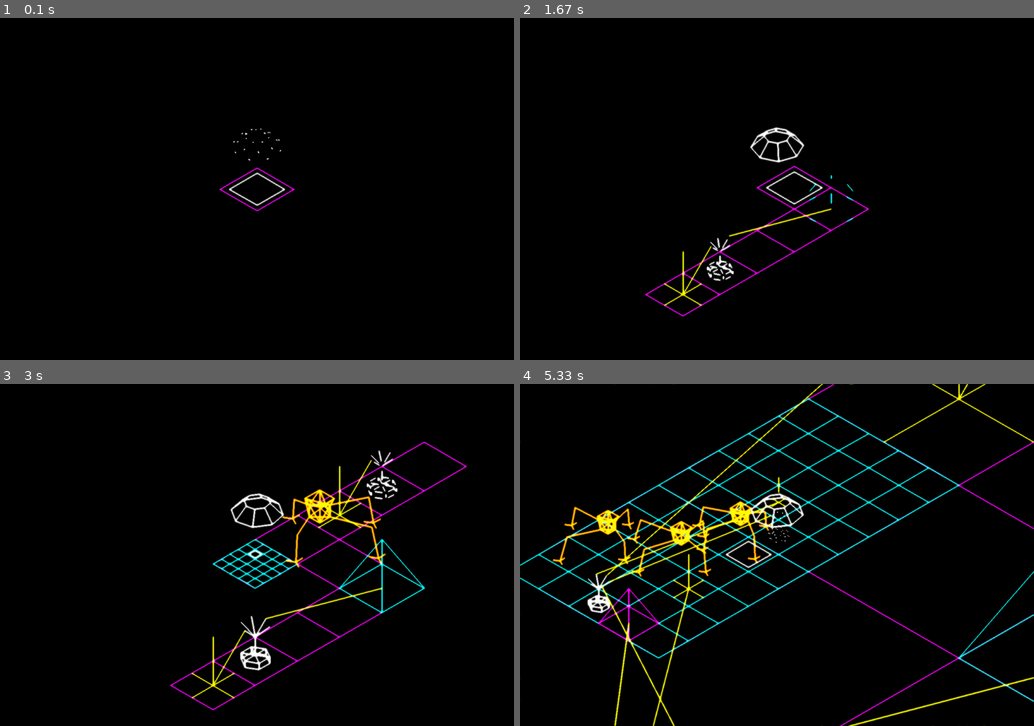
Above: before the commit, frames 1-4 (two rows, left to right).
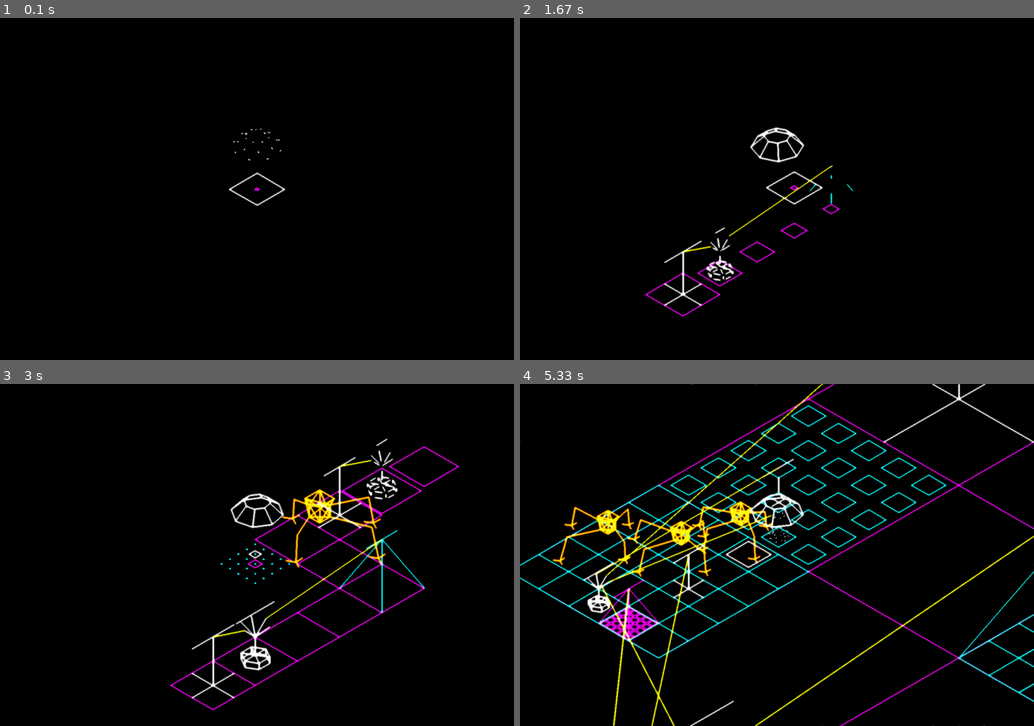
Above: after the commit, the same moments.

Repository: MathewKJ2048/pygame-jam-spring-2025
Game: pygame game, started from src/main.py
The game is run twice, just before and just after one commit, with the same random seed, the same clock (stepped at 60 frames per second) and the same inputs.
Inputs:
- Up to frame 1 (0.1 s): no input
- Up to frame 2 (1.67 s): tap E at 0.33 s; tap V at 0.67 s; hold Right 1-1.47 s; tap T at 1.15 s; hold Up from 1.5 s (still down); hold W from 1.5 s (still down); tap B at 1.65 s
- Up to frame 3 (3 s): release Up at 1.8 s; release W at 1.8 s; hold Right 1.83-2.3 s; tap E at 1.98 s; hold Left 2.33-2.87 s; tap T at 2.48 s; hold Down from 2.9 s (still down); hold S from 2.9 s (still down)
- Up to frame 4 (5.33 s): tap B at 3.05, 4.22 s; release Down at 3.2 s; release S at 3.2 s; hold Left 3.23-3.63 s; tap E at 3.38, 4.88 s; hold Up 3.67-4.03 s; hold W 3.67-4.03 s; tap T at 3.82, 5.28 s; hold Right 4.07-4.7 s; hold Down 4.73-5.1 s; hold S 4.73-5.1 s; hold Left from 5.13 s (still down)

The runs differ from the first frame. In frame 1, 0.2% of the frame differs, in the area x 42-58%, y 43-57%; in frame 2, 1.8%; in frame 3, 2.9%; in frame 4, 8.3%, in the area x 0-100%, y 0-100%.

Commit message:
remove workflow

Diff:
--- a/src/battery.py
+++ b/src/battery.py
@@ -2,6 +2,7 @@
 from object import *
 
 class Battery(PoweredObject):
+	CAPACITY = 10
 	def get_color(self):
 		return GREEN
 	def get_lines(self):
--- a/src/engine.py
+++ b/src/engine.py
@@ -2,8 +2,8 @@
 from object import *
 
 class Engine(SingleSourcePoweredObject):
-	energy_rate = 1
-	def get_energy(dt):
-		return Engine.energy_rate*dt
+	def __init__(self):
+		super().__init__()
+		self.production_rate=1
 	def get_color(self):
-		return YELLOW
+		return WHITE
--- a/src/game.py
+++ b/src/game.py
@@ -49,10 +49,18 @@
 		self.builder.set_parent(self.get_current_space(self.builder))
 		self.init_space_at_builder()
 
+		for o in self.spaces:
+			o.evolve(dt)
+
 		for o in self.objects:
 			o.evolve(dt)
 			if type(o)==Bug:
 				o.set_parent(self.get_current_space(o))
+			if type(o) == Warper:
+				self.operate_warper(o)
+
+		for o in self.networks:
+			o.evolve(dt)
 
 		self.evolve_camera(dt)
 		self.generate_log()
@@ -114,17 +122,21 @@
 		for c in connected_objects:
 			self.make_connection(c)
 
+
+	def remove_any_type_object(self,o):
+		if isinstance(o,PoweredObject):
+			self.remove_powered_object(o)
+		else:
+			self.remove_object(o)
+
+
 	def remove_selected_object(self):
 		space = self.get_current_space(self.builder)
 		if not space:
 			return False
 		if space.is_free():
 			return False
-		selected_object = space.get_placed_objects()[0]
-		if isinstance(selected_object,PoweredObject):
-			self.remove_powered_object(selected_object)
-		else:
-			self.remove_object(selected_object)
+		remove_any_type_object( space.get_placed_objects()[0])
 		return True
 
 
@@ -189,9 +201,27 @@
 			return
 		if not space.is_free():
 			return
+		self.subdivide_space(space)
+
+	def subdivide_space(self,space):
 		space.subdivide()
 		for c in space.children:
-			self.spaces.append(c)
+			if type(c) == Space:
+				self.spaces.append(c)
+
+
+
+	def operate_warper(self,w):
+		space = w.parent
+		if not space:
+			return
+		if not w.is_full():
+			return
+		if space.is_divided():
+			return
+		assert w in space.children
+		self.subdivide_space(space)
+
 
 	def place_bug(self):
 		b = Bug()
--- a/src/object.py
+++ b/src/object.py
@@ -47,17 +47,25 @@
 	def __init__(self):
 		self.objects = []
 	def get_total_energy(self):
-		energy = 0
-		for o in self.objects:
-			energy+=o.stored
-		return energy
+		return sum([o.stored for o in self.objects])
+
 	def get_net_rate(self):
-		rate = 0
-		for o in self.objects:
-			rate+=o.production_rate-o.consumption_rate
-		return rate
+		return sum([o.production_rate-o.consumption_rate for o in self.objects])
+
 	def contains(self,o):
 		return o in self.objects
+
+	def evolve(self,dt):
+		dE = self.get_net_rate()*dt
+		# if energy is in shortfall, draw the energy from every node of the network
+		# if energy is in excess, add to every node of the network, if they have capacity
+		relevant_objects = [o for o in self.objects if (dE>0 and not o.is_full()) or (dE<0 and not o.is_empty())]
+		if len(relevant_objects)==0:
+			return
+		dEn = dE/len(relevant_objects)
+		for o in relevant_objects:
+			o.flow(dEn)
+		pass
 
 
 class Port:
@@ -87,15 +95,30 @@
 class PoweredObject(PlacedObject):
 	PORT_NUM = 1
 	RANGE = 1
-	CAPACITY = 0
+	CAPACITY = 1
 	def __init__(self):
 		super().__init__()
-		self.PORTS = [Port(self,Vector3(0,0,0)) for i in range(type(self).PORT_NUM)]
+		self.PORTS = [Port(self,K3) for i in range(type(self).PORT_NUM)]
 		self.production_rate = 0
 		self.consumption_rate = 0
 		self.stored = 0
 		self.network = Network()
 		self.network.objects.append(self)
+
+	def is_full(self):
+		return type(self).CAPACITY == self.stored
+
+	def is_empty(self):
+		return 0 == self.stored
+
+	def flow(self, energy):
+		self.stored += energy
+		self.stored = min(self.stored,type(self).CAPACITY)
+		self.stored = max(self.stored,0)
+
+	def get_animated_lines(self):
+		f = self.stored/type(self).CAPACITY
+		return super().get_animated_lines()+[(K3+I3*f/2,K3-I3*f/2)]
 
 	def get_connected_objects(self):
 		return [p.connection.parent for p in self.get_connected_ports()]
--- a/src/space.py
+++ b/src/space.py
@@ -18,12 +18,23 @@
 		])
 
 	def get_animated_lines(self):
-		return self.get_lines()
+		l = self.get_lines()
+		f = min(self.time,1)
+		if f == 1:
+			return l
+		return [(f*u,f*v) for u,v in l]
+
+	def is_divided(self):
+		for c in self.children:
+			if type(c) == Space:
+				return True
+		return False
 
 	def get_descendants(self):
 		d = self.children
 		for c in self.children:
-			d+=c.get_descendants()
+			if type(c) == type(self):
+				d+=c.get_descendants()
 		return d
 
 	def get_color(self):
@@ -37,15 +48,12 @@
 		return diff_x < self.size()/2 and diff_y < self.size()/2
 
 	def subdivide(self):
-		if len(self.children) != 0:
-			return False
 		new_size = self.size()/SUBDIVISION
 		for i in range(SUBDIVISION):
 			for j in range(SUBDIVISION):
 				s = Space(parent=self)
 				s.r = self.r - (I+J)*self.size()/2 + (I+J)*new_size/2 + i*I*new_size + j*J*new_size
 				self.children.append(s)
-		return True
 
 	def is_free(self):
 		return len(self.get_placed_objects()) == 0
--- a/src/warper.py
+++ b/src/warper.py
@@ -2,6 +2,8 @@
 from object import *
 
 class Warper(SingleSinkPoweredObject):
+	def __init__(self):
+		super().__init__()
 	def get_color(self):
 		if self.level%2 == 0:
 			return CYAN
@@ -12,4 +14,4 @@
 		base = [unit_vector3(i*math.pi*2/n + math.pi/4) for i in range(n)]
 		bottom = [b/math.sqrt(2) for b in base]
 		top = K3
-		return make_pair_list(bottom)+join(bottom,top)
+		return join(bottom,top)
Not shown, removed: .github/workflows/main.yml
